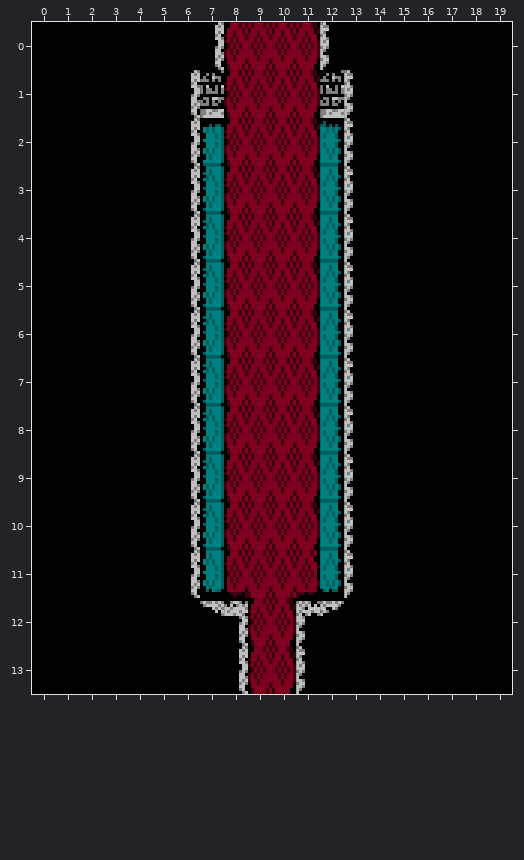
Two versions of a level (Tiled map, tiled/castle_room_2.tmx). That is the earlier state.
Cells are 8x16 px. Shown: x 0..19, y 0..13.
The result:
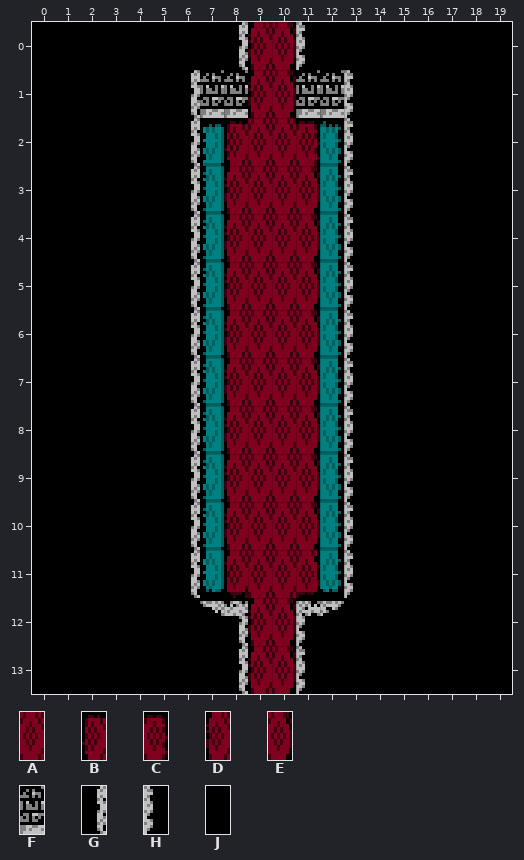
Key: from "castle_carpet": A 0, B 1, C 3, D 4, E 5; from "castle_stone": F 0, G 3, H 4, J 8.
_ is an empty cell, . an unchanged one.
The edit:
--- layer "Tile Layer 1"
@@ x 7..12 @@
- 0 GDAAEH
- 1 .DAAE.
- 2 .D..E.
+ 0 JGDEHJ
+ 1 .FDEF.
+ 2 .B..C.
Boxes around the changes in both pictures, in picture pixels (x1, y1, x2, y2):
changed: (215, 22, 329, 166)
